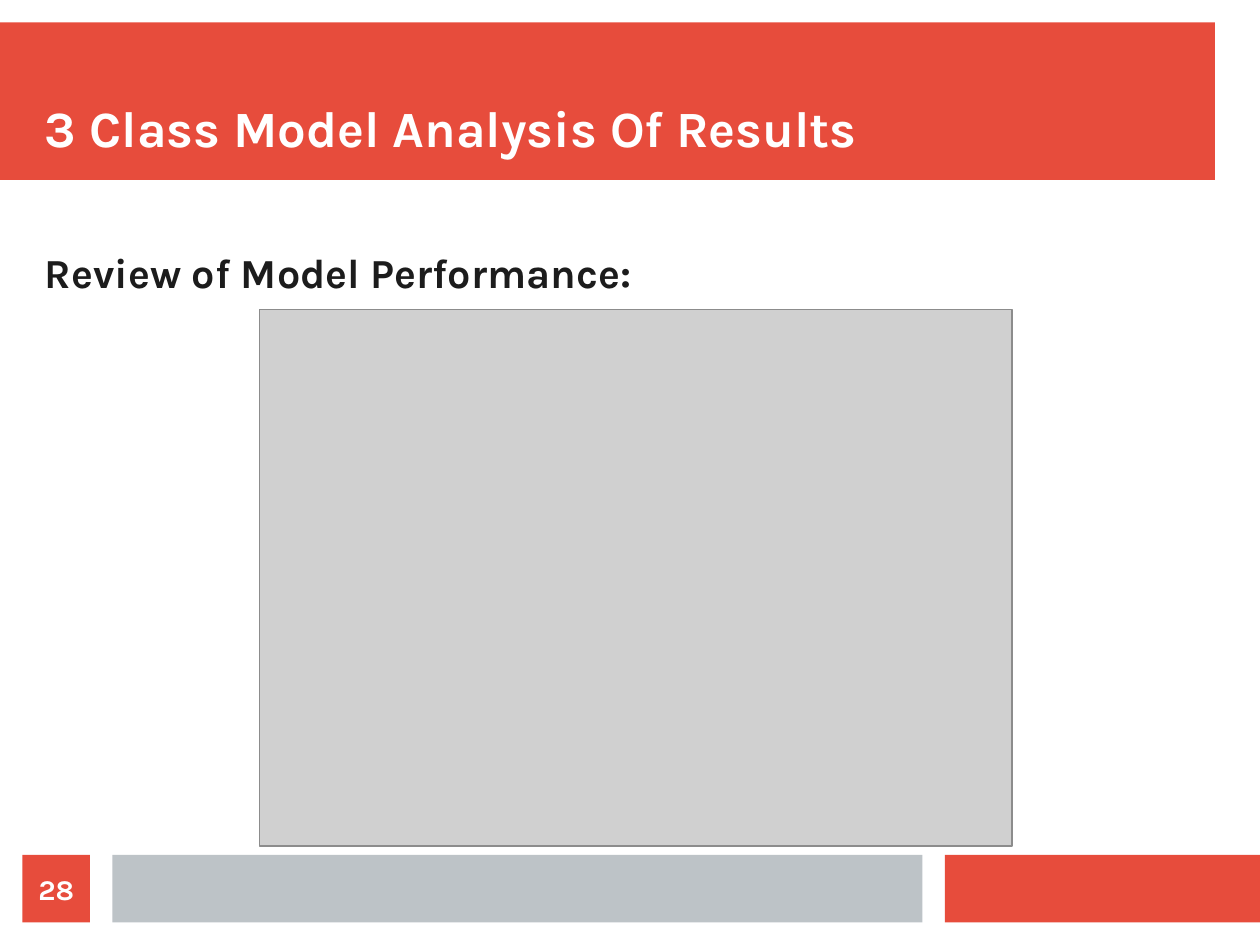
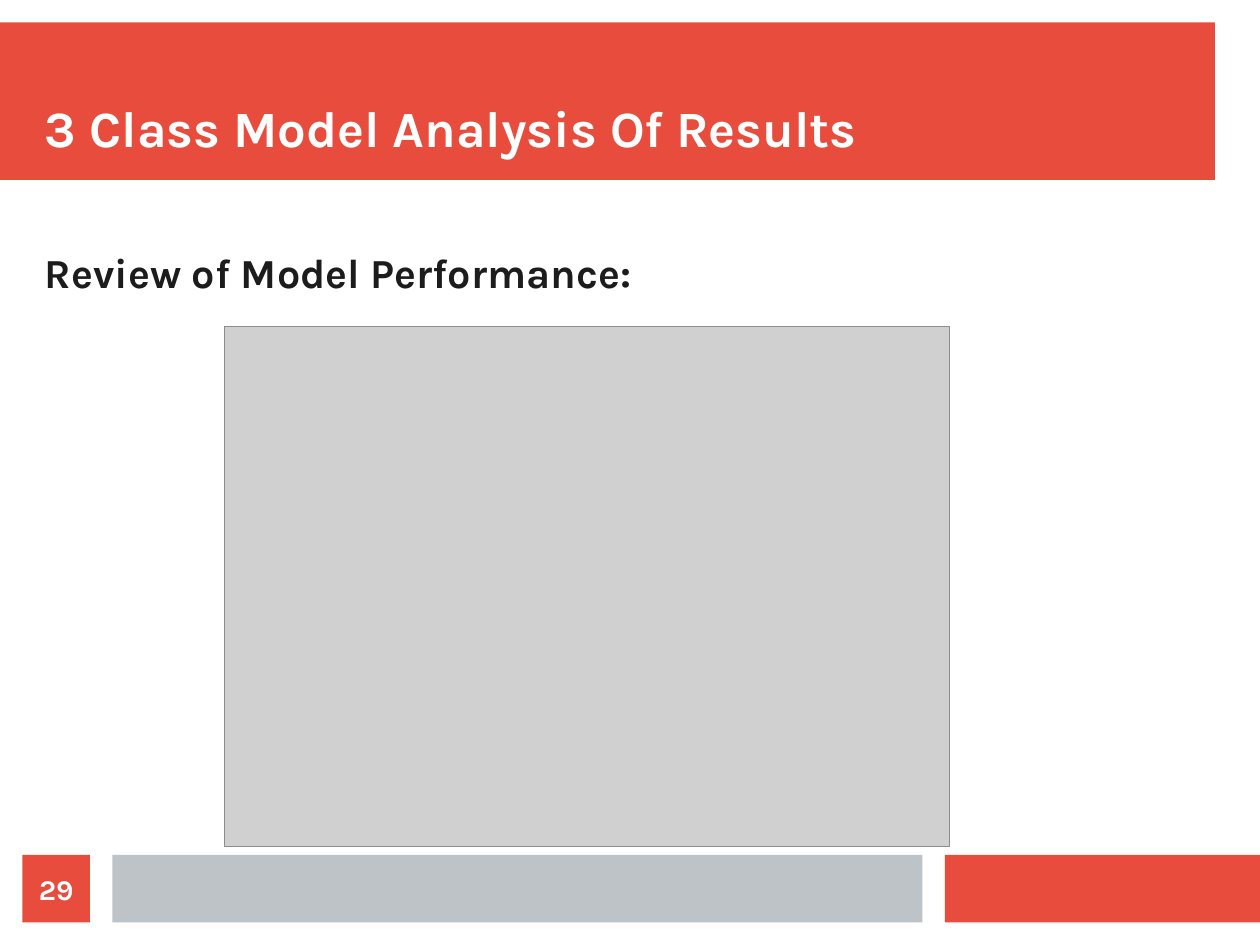
Before and after one commit to gurkpet/Solar-Panel-Market-Modeling, a slide deck: slide 29 of Solar Panel Market Modeling Presentation.odp (slide 28 before the commit). Drawn at 1260x945 pixels with LibreOffice and Linux fonts; fonts in the diff are those of the drawing; grey boxes stand for pictures. Boxes give left, top, right and bottom in pixels: in the first picture for what was removed or moved away, otherwise in the second. Text is boxed around its words. In the diff, an @@ line names an element or a change of style, - is before the commit and + after.

```diff
--- a/Solar Panel Market Modeling Presentation.odp
+++ b/Solar Panel Market Modeling Presentation.odp
@@ picture: place and size @@
-picture at (260, 310, 1012, 847)
+picture at (224, 327, 949, 847)
@@ page number at (39, 881, 74, 901): text changed @@
-28
+29
```
Also in this commit, not shown: 15 other slides changed, 1 slide added, 1 other file.
